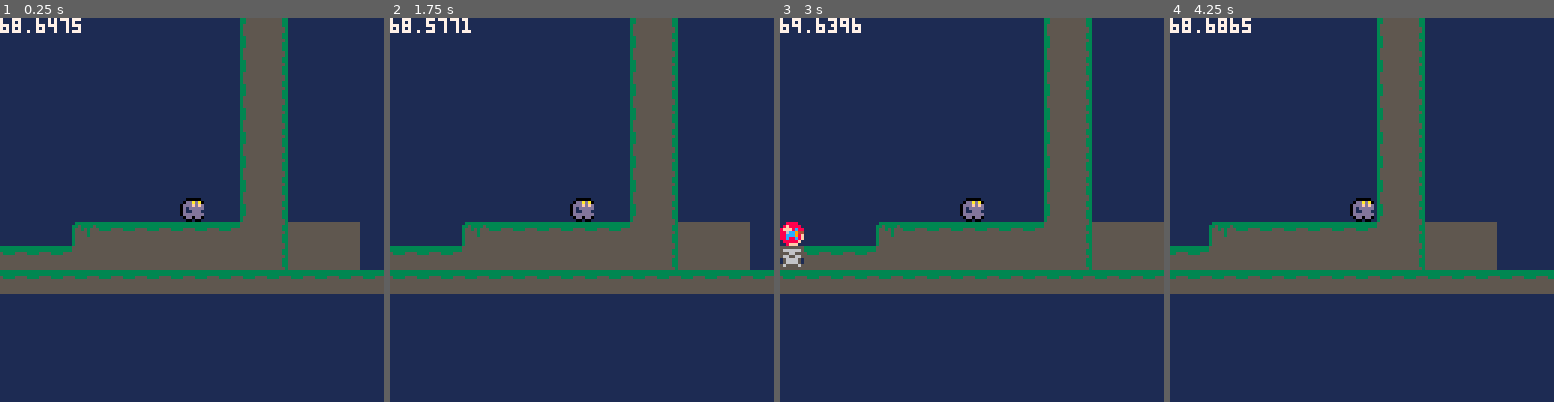
Above: before the commit, frames 1-4 (left to right).
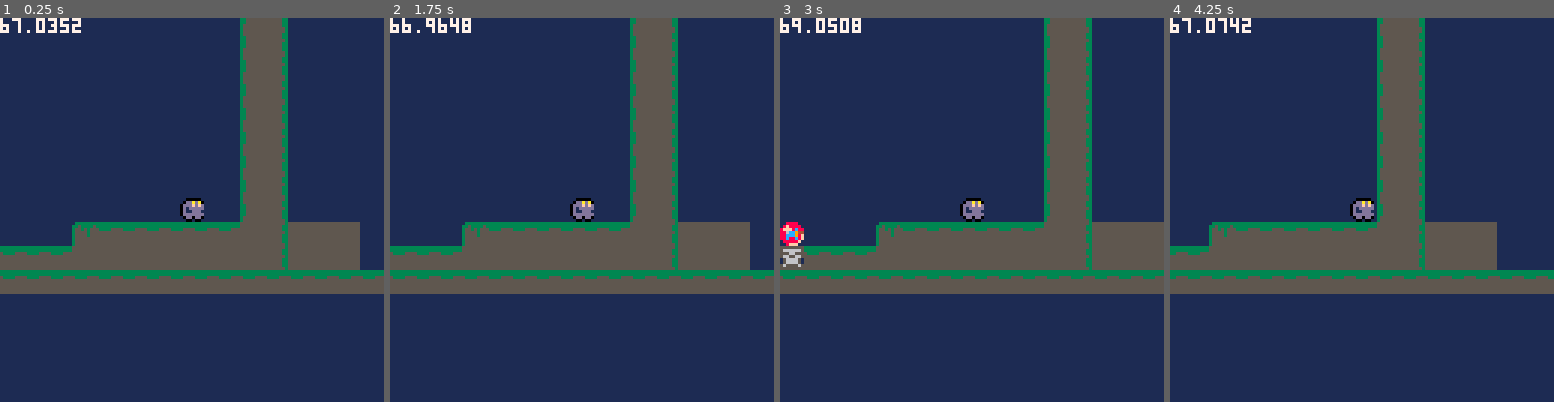
Above: after the commit, the same moments.

Repository: m-r-hunt/Pico-8-Carts
Game: PICO-8 cartridge gdp/gdp.p8
Same seed, same stepped clock (60 frames per second), same inputs: the game is played once before the commit and once after it.
Inputs:
- Up to frame 1 (0.25 s): no input
- Up to frame 2 (1.75 s): tap O (Z key) at 0.33, 0.7, 1.43 s
- Up to frame 3 (3 s): hold Left 1.97-2.37 s; tap O (Z key) at 2.22 s; hold Right from 2.87 s (still down)
- Up to frame 4 (4.25 s): tap O (Z key) at 3.1, 3.98 s; release Right at 3.53 s; hold Right from 4.13 s (still down)

The runs differ from the first frame. In frame 1, 0.2% of the frame differs, in the area x 3-22%, y 0-4%; in frame 2, 0.2%; in frame 3, less than 0.1%; in frame 4, 0.2%.

Commit message:
Rewrite maprender code to be more compact

Diff:
--- a/gdp/gdp.p8
+++ b/gdp/gdp.p8
@@ -135,7 +135,7 @@
 00000000000000000000628200000000000000000000000000000000000000000000000000000000000000000000000000000000000000000000000000000062
 82000000000000000000000000000000000000000000000000000000000000000000000000000000000000000000000000000000000000000000008200000000
 00000000000000000000628200000000000000000000000000000000000000000000000000000000000000000000000000000000000000000000000000000062
-82000000000000000000000000000000000000000000000000000000000000000000000000000000000000000000000000000000000000000000008200000041
+82000000000000000000000000000000000000000000000000000000000000000000000000000000000000000000000000000000000000000000008200005041
 00000061717171717171728272727200000000000000000000000000000000000000000000000000000000000000000000000000000000000000000000000062
 82000000000000000000000000000000000000000000000000000000000000000000000000000000000000000000000000000000000000000000007271717142
 71717172727272727272728272727200000000000000000000000000000000000000000000000000000000000000000000000000000000000000000000000062
--- a/gdp/nodes.lua
+++ b/gdp/nodes.lua
@@ -84,6 +84,42 @@
 	end
 end
 
+function lt(a,b)
+	return a<b
+end
+function gt(a,b)
+	return a>b
+end
+hacky_table={
+	{
+		"x",
+		lt,
+		"y",
+		-1,
+		0,
+	},
+	{
+		"x",
+		gt,
+		"y",
+		1,
+		16,
+	},
+	{
+		"y",
+		lt,
+		"x",
+		-1,
+		0,
+	},
+	{
+		"y",
+		gt,
+		"x",
+		1,
+		16,
+	},
+}
 maprender=node:new{last_camera=vec2(-64,-64)}
 function maprender:updatecb()
 --maybe a little smelly
@@ -91,52 +127,23 @@
 --and spawns entites from tiles when they appear
 	local last_t=vec2(self.last_camera.x/8,self.last_camera.y/8):floored()
 	local now_t=vec2(camera_pos.x/8,camera_pos.y/8):floored()
-	if now_t.x<last_t.x then
-		for x=last_t.x-1,now_t.x,-1 do
-			for y=last_t.y,last_t.y+16 do
-				local m=mget(x,y)
-				if fget(m,2) then
-					local e=tile_spawn_scenes[m]:instance()
-					e:set_position(vec2(x*8+4,y*8+4))
-					root:add_child(e)
-				end
-			end
-		end
-	end
-	if now_t.x>last_t.x then
-		for x=last_t.x+1,now_t.x do
-			for y=last_t.y,last_t.y+16 do
-				local xx=x+16
-				local m=mget(xx,y)
-				if fget(m,2) then
-					local e=tile_spawn_scenes[m]:instance()
-					e:set_position(vec2(xx*8+4,y*8+4))
-					root:add_child(e)
-				end
-			end
-		end
-	end
-	if now_t.y<last_t.y then
-		for y=last_t.y-1,now_t.y,-1 do
-			for x=last_t.x,last_t.x+16 do
-				local m=mget(x,y)
-				if fget(m,2) then
-					local e=enemy_scene:instance()
-					e:set_position(vec2(x*8+4,y*8+4))
-					root:add_child(e)
-				end
-			end
-		end
-	end
-	if now_t.y>last_t.y then
-		for y=last_t.y+1,now_t.y do
-			for x=last_t.x,last_t.x+16 do
-				local yy=y+16
-				local m=mget(x,yy)
-				if fget(m,2) then
-					local e=tile_spawn_scenes[m]:instance()
-					e:set_position(vec2(x*8+4,yy*8+4))
-					root:add_child(e)
+	for t in all(hacky_table) do
+		c1=t[1]
+		fn=t[2]
+		c2=t[3]
+		step=t[4]
+		offset=t[5]
+		if fn(now_t[c1],last_t[c1]) then
+			for x=last_t[c1]+step,now_t[c1],step do
+				for y=last_t[c2],last_t[c2]+16 do
+					local cc=x+offset
+					local tt={[c1]=cc,[c2]=y}
+					local m=mget(tt.x,tt.y)
+					if fget(m,2) then
+						local e=tile_spawn_scenes[m]:instance()
+						e:set_position(vec2(tt.x*8+4,tt.y*8+4))
+						root:add_child(e)
+					end
 				end
 			end
 		end
--- a/gdp/scenes.lua
+++ b/gdp/scenes.lua
@@ -35,7 +35,8 @@
 enemy_scene=scene{
 	kinematicbody,
 
-	{sprite,s=6}
+	{sprite,s=6},
+	{remove_if_offscreen},
 }
 
 hook_powerup_scene=scene{
